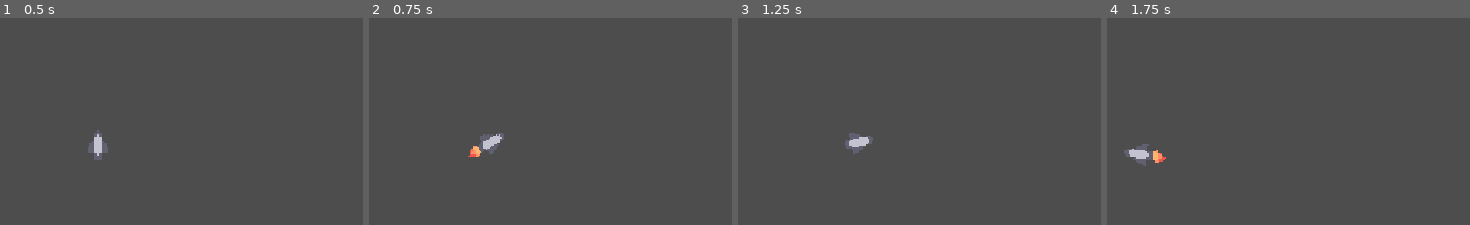
Above: before the commit, frames 1-4 (left to right).
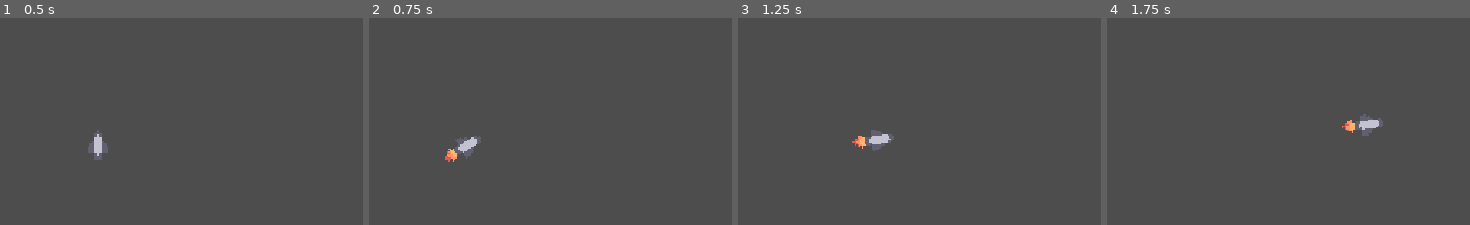
Above: after the commit, the same moments.

Repository: RedNinja17/8bitgamejam2026
Game: Godot game, scene res://scenes/game.tscn
Same seed, same stepped clock (60 frames per second), same inputs: the game is played once before the commit and once after it.
Inputs (mouse positions are in pixels of both pictures, inside the frame that each line leads up to):
- Up to frame 1 (0.5 s): no input
- Up to frame 2 (0.75 s): tap Enter at 0.5 s; move the mouse to (641, 121) at 0.52 s; press the mouse at (641, 121) at 0.53 s
- Up to frame 3 (1.25 s): no input
- Up to frame 4 (1.75 s): move the mouse to (outside the picture) at 1.27 s; release the mouse at (outside the picture) at 1.28 s; click (outside the picture) at 1.35 s

Frame 1 is identical in both runs. In frame 2, 1.2% of the frame differs, in the area x 20-38%, y 55-70%; in frame 3, 0.9%; in frame 4, 1.2%, in the area x 4-77%, y 46-72%.

Commit message:
Accel and Deaccel for ship

Diff:
--- a/space-game/scenes/game.tscn
+++ b/space-game/scenes/game.tscn
@@ -5,11 +5,11 @@
 
 [node name="Game" type="Node2D" unique_id=445903223]
 
+[node name="Camera2D" type="Camera2D" parent="." unique_id=1094012732]
+position = Vector2(0, -2)
+zoom = Vector2(3, 3)
+process_callback = 0
+
 [node name="Player" parent="." unique_id=1580156048 instance=ExtResource("1_uwrxv")]
 position = Vector2(0, -2)
 script = ExtResource("1_yqjtg")
-
-[node name="Camera2D" type="Camera2D" parent="Player" unique_id=1094012732]
-zoom = Vector2(3, 3)
-process_callback = 0
-position_smoothing_enabled = true
--- a/space-game/scripts/player.gd
+++ b/space-game/scripts/player.gd
@@ -1,6 +1,9 @@
 extends CharacterBody2D
 const MAX_SPEED = 400.0
 const TURN_SPEED = 6.0
+const DECEL_RATE = 300.0
+const ACCEL_DUR = 1.5 #1.5 seconds to reach max speed
+var accel_time = 0.0
 var speed = 0.0
 var target = Vector2.ZERO
 
@@ -16,16 +19,23 @@
 
 	if dist > 3.0:
 		var direction = global_position.direction_to(target)
-		speed = min(speed + MAX_SPEED * (delta * 2.0), MAX_SPEED)
+		var braking_distance = (speed * speed) / (2.0 * DECEL_RATE)
 
-		$AnimatedSprite2D.play("moving")
+		if dist > braking_distance:
+			accel_time = min(accel_time + delta, ACCEL_DUR)
+			var t = accel_time / ACCEL_DUR
+			speed = MAX_SPEED * (t * t)
+		else:
+			speed = max(speed - DECEL_RATE * delta, 0.0)
+			accel_time = sqrt(speed / MAX_SPEED) * ACCEL_DUR
 
 		var step = min(speed * delta, dist)
-
 		velocity = direction * (step / delta)
 		rotation = lerp_angle(rotation, velocity.angle() + PI/2, TURN_SPEED * delta)
+		$AnimatedSprite2D.play("moving")
 		move_and_slide()
 	else:
 		velocity = Vector2.ZERO
 		$AnimatedSprite2D.play("idle")
 		speed = 0.0
+		accel_time = 0.0
